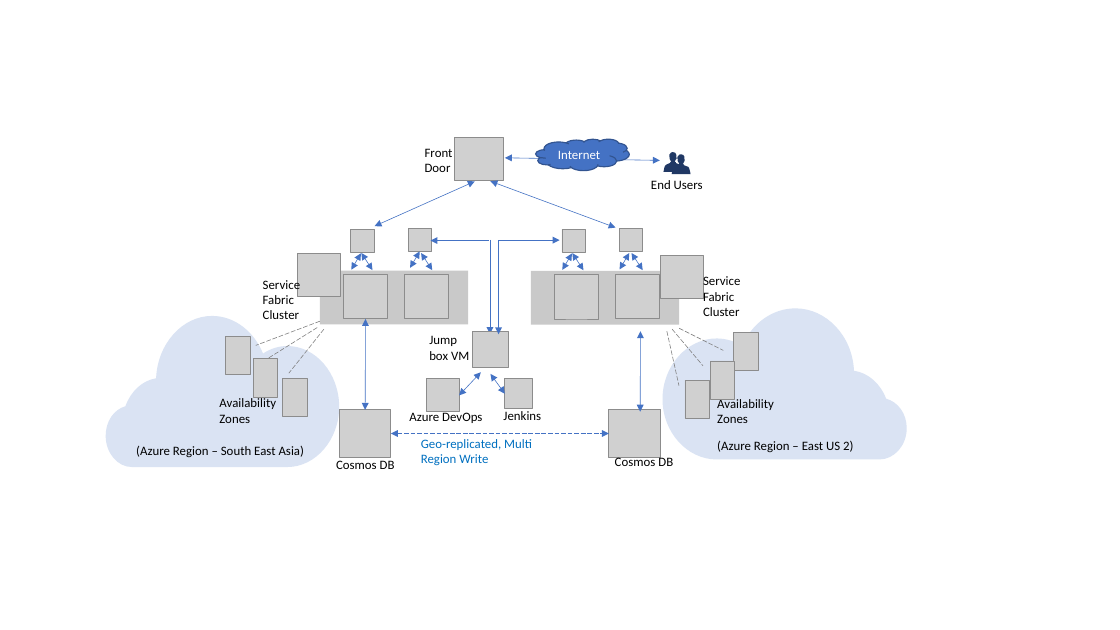
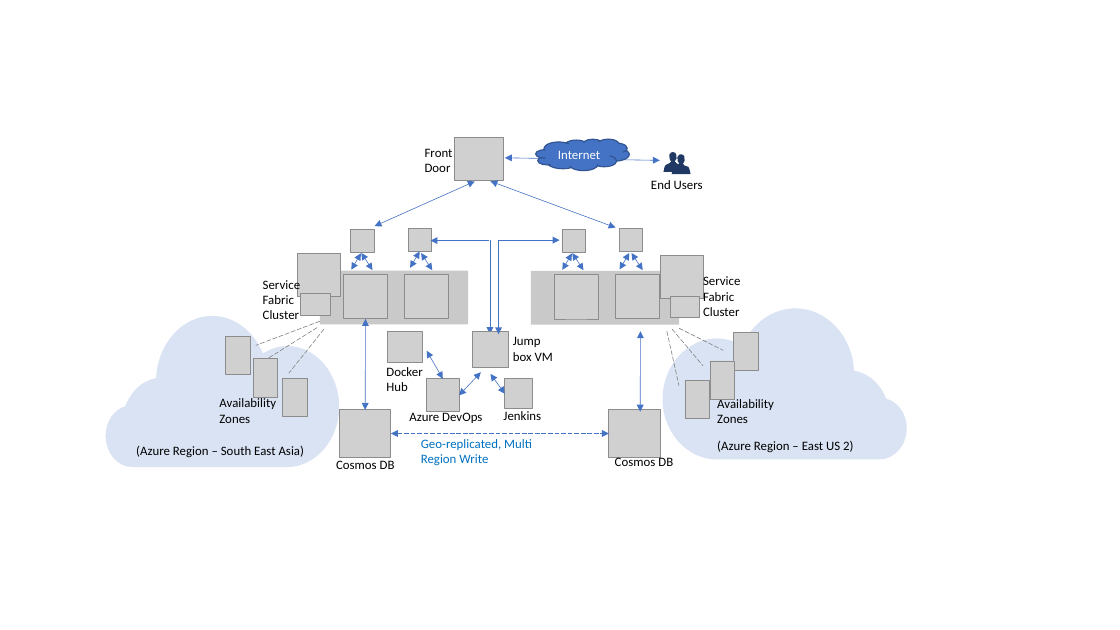
Before and after one commit to ssrikantan/census2tierweb, a slide deck: slide 1 of images/Arch diagram-MSDN Article.pptx. Drawn at 1120x630 pixels with LibreOffice and Linux fonts; fonts in the diff are those of the drawing; grey boxes stand for pictures. Boxes give left, top, right and bottom in pixels: in the first picture for what was removed or moved away, otherwise in the second. Text is boxed around its words. In the diff, an @@ line names an element or a change of style, - is before the commit and + after.

Commit message:
minor changes to images:wq

```diff
--- a/images/Arch diagram-MSDN Article.pptx
+++ b/images/Arch diagram-MSDN Article.pptx
@@ picture added at bbox=[300, 294, 329, 316] @@
@@ picture added at bbox=[670, 297, 700, 318] @@
@@ text "Jump box VM": place and size @@
-text "Jump box VM" at bbox=[429, 336, 469, 360]
+text "Jump box VM" at bbox=[513, 336, 553, 361]
@@ picture added at bbox=[388, 332, 423, 363] @@
@@ double arrow added from (427, 351) to (443, 379), #4472C4 0.5 pt @@
@@ text added at bbox=[386, 367, 422, 391], 11 pt, text #000000 @@
+Docker Hub
```
